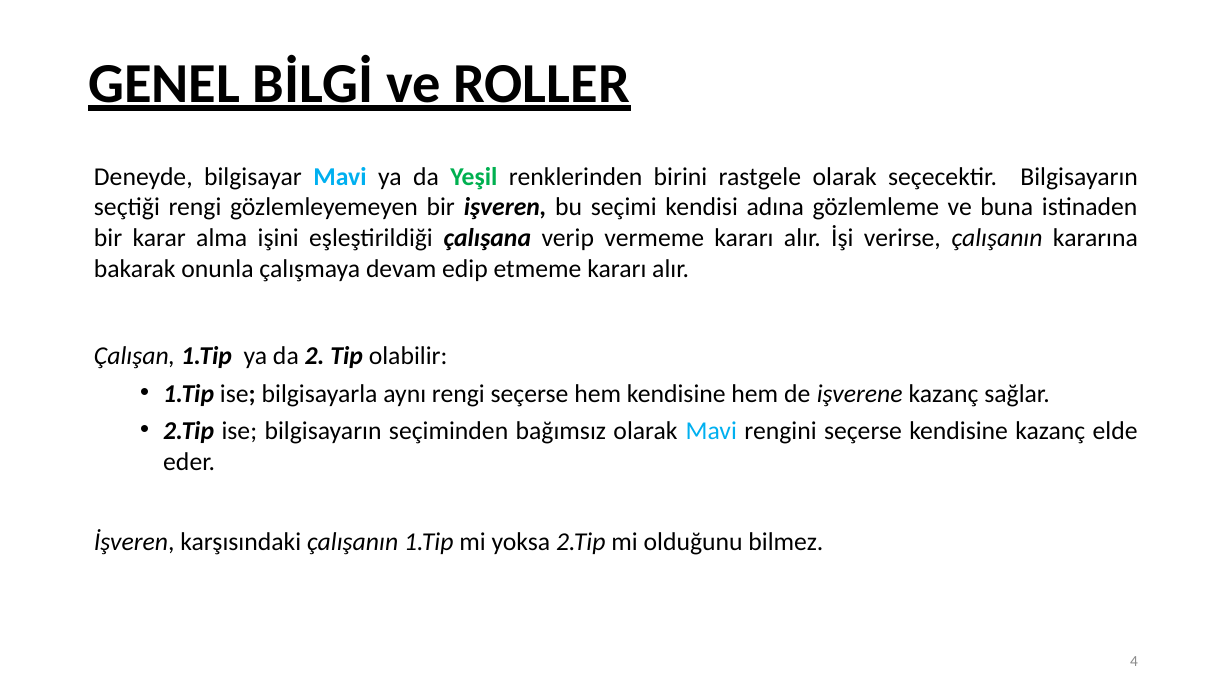
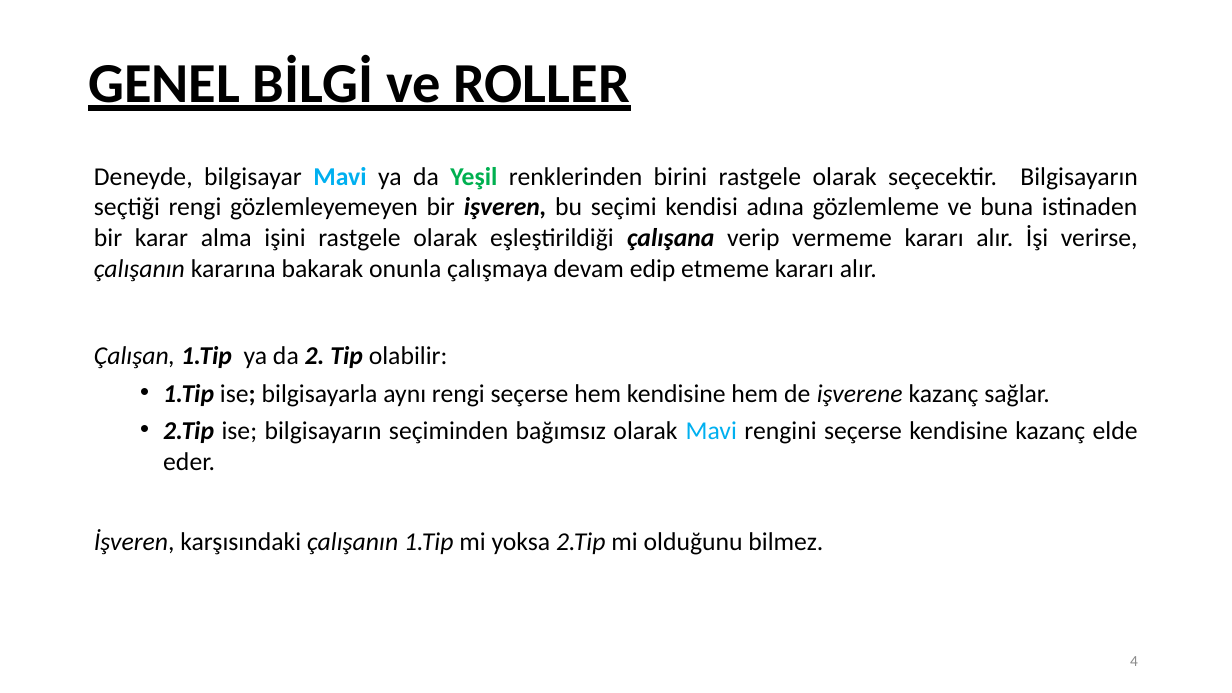
Before and after one commit to baghirov/par, a slide deck: slide 4 of yonergeler/principal_agent_t3_instructions.pptx. Drawn at 1232x693 pixels with LibreOffice and Linux fonts; fonts in the diff are those of the drawing. Boxes give left, top, right and bottom in pixels: in the first picture for what was removed or moved away, otherwise in the second. Text is boxed around its words. In the diff, an @@ line names an element or a change of style, - is before the commit and + after.

```diff
--- a/yonergeler/principal_agent_t3_instructions.pptx
+++ b/yonergeler/principal_agent_t3_instructions.pptx
@@ text at <box>94,167,1138,282</box>: text changed @@
-Deneyde, bilgisayar Mavi ya da Yeşil renklerinden birini rastgele olarak seçecektir. Bilgisayarın seçtiği rengi gözlemleyemeyen bir işveren, bu seçimi kendisi adına gözlemleme ve buna istinaden bir karar alma işini eşleştirildiği çalışana verip vermeme kararı alır. İşi verirse, çalışanın kararına bakarak onunla çalışmaya devam edip etmeme kararı alır.
+Deneyde, bilgisayar Mavi ya da Yeşil renklerinden birini rastgele olarak seçecektir. Bilgisayarın seçtiği rengi gözlemleyemeyen bir işveren, bu seçimi kendisi adına gözlemleme ve buna istinaden bir karar alma işini rastgele olarak eşleştirildiği çalışana verip vermeme kararı alır. İşi verirse, çalışanın kararına bakarak onunla çalışmaya devam edip etmeme kararı alır.
```
Also in this commit, not shown: 4 other slides changed, 3 slides removed, 2 other files.
